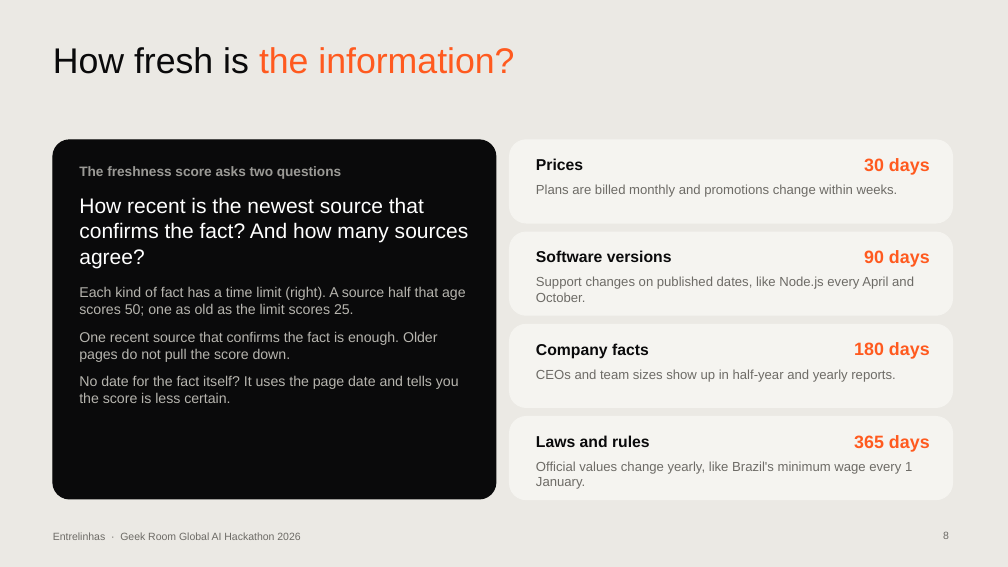
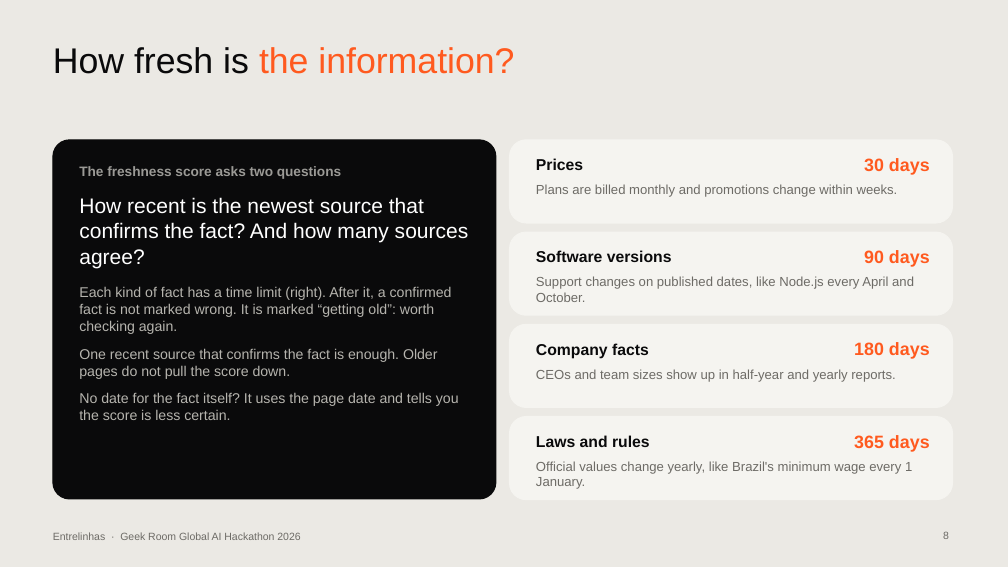
Before and after one commit to contatoalicecandido-lab/entrelinhas, a slide deck: slide 8 of submission/Entrelinhas_Pitch_Deck.pptx. Drawn at 1008x567 pixels with LibreOffice and Linux fonts; fonts in the diff are those of the drawing. Boxes give left, top, right and bottom in pixels: in the first picture for what was removed or moved away, otherwise in the second. Text is boxed around its words. In the diff, an @@ line names an element or a change of style, - is before the commit and + after.

```diff
--- a/submission/Entrelinhas_Pitch_Deck.pptx
+++ b/submission/Entrelinhas_Pitch_Deck.pptx
@@ text at [79, 286, 452, 334]: text changed @@
-Each kind of fact has a time limit (right). A source half that age scores 50; one as old as the limit scores 25.
+Each kind of fact has a time limit (right). After it, a confirmed fact is not marked wrong. It is marked “getting old”: worth checking again.
```
Also in this commit, not shown: 4 other slides changed.
